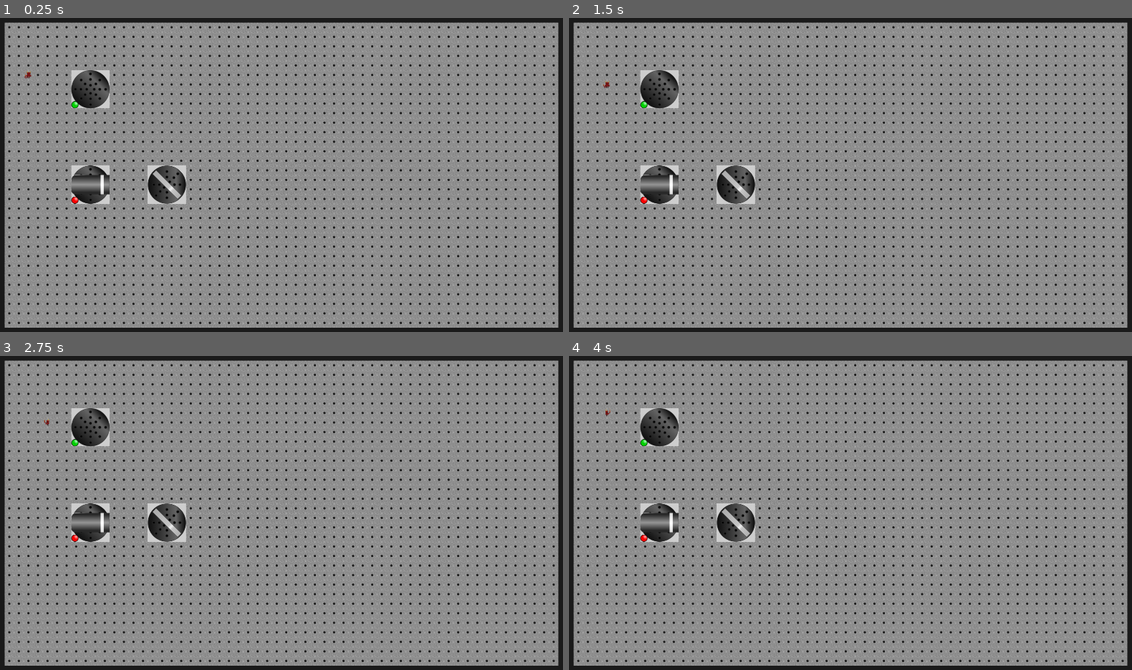
Above: before the commit, frames 1-4 (two rows, left to right).
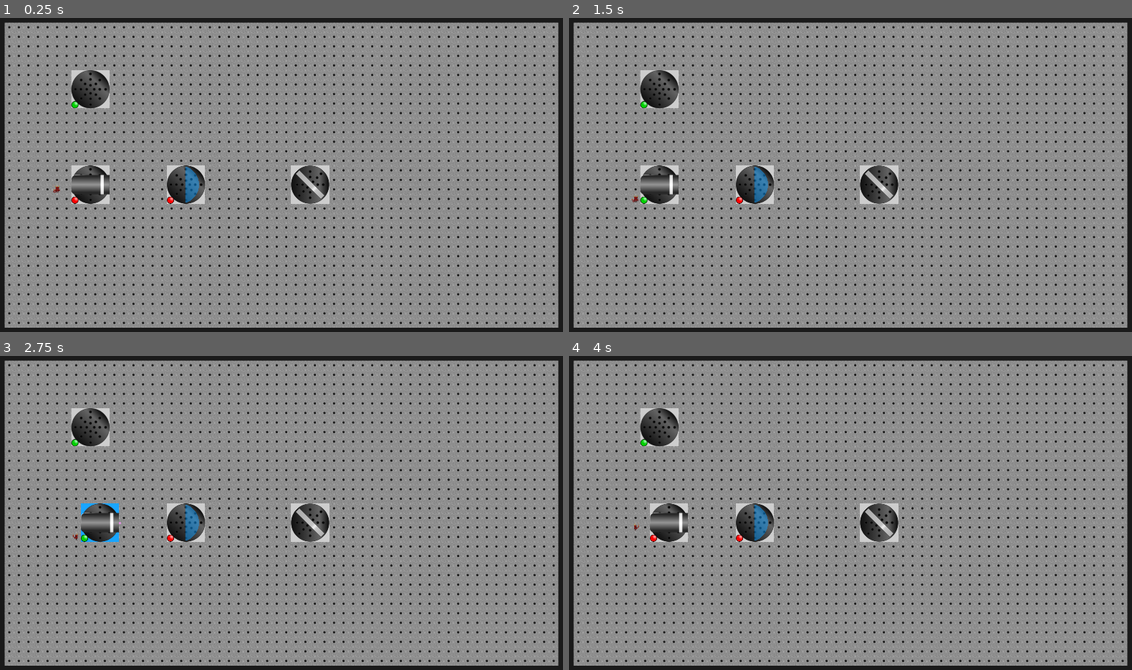
Above: after the commit, the same moments.

Repository: mbapplegate/maxwellDemon
Game: Godot game, scene res://worlds/test_world.tscn
Same seed, same stepped clock (60 frames per second), same inputs: the game is played once before the commit and once after it. The project has no main scene, so this scene is started directly.
Inputs:
- Up to frame 1 (0.25 s): no input
- Up to frame 2 (1.5 s): tap Enter at 0.5 s; hold Right (right) 0.53-1.28 s; hold Shift (pull) 0.53-1.28 s; tap Space (toggleEnergize) at 1.25 s; hold Down (down) from 1.28 s (still down); tap Q (rotateCCW) at 1.35 s
- Up to frame 3 (2.75 s): tap Enter at 2 s; release Down (down) at 2.03 s; hold Right (right) from 2.03 s (still down); hold E (rotateCW) from 2.03 s (still down)
- Up to frame 4 (4 s): tap Space (toggleEnergize) at 2.75, 2.85 s; release Right (right) at 2.78 s; release E (rotateCW) at 2.78 s; hold Up (up) 2.78-3.53 s; tap Enter at 3.5 s; hold Left (left) from 3.53 s (still down); hold Shift (pull) from 3.53 s (still down)

The runs differ from the first frame. In frame 1, 2.0% of the frame differs, in the area x 4-59%, y 16-60%; in frame 2, 2.0%; in frame 3, 2.6%, in the area x 7-59%, y 20-60%; in frame 4, 2.6%.

Commit message:
Added plano-convex lens

Diff:
--- a/scenes/Lens_PlanoConvex/lens_plano_convex.gd
+++ b/scenes/Lens_PlanoConvex/lens_plano_convex.gd
@@ -1 +1,77 @@
 extends pushableObject
+
+const NUM_POINTS = 64
+const FRONT_THICKNESS = 2
+const LENS_HEIGHT = 120
+const mediumIndex = 1.0
+
+var radius = 150
+@export var focalLength = 64
+@export var lensIndex = 2.0
+
+var halfAngle = 1.0
+var minX
+var lens_shape = PackedVector2Array()
+
+@onready var curveShape = $Stage/curveFaceArea/curveFaceShape
+@onready var flatShape = $Stage/flatFaceArea/flatFaceShape
+@onready var lensOutline = $Stage/LensOutline
+
+func _ready():
+	radius = focalLength * (lensIndex - mediumIndex)
+	set_geometry(radius,LENS_HEIGHT,Vector2.ZERO)
+	flatShape.shape.size = Vector2(FRONT_THICKNESS,LENS_HEIGHT)
+	flatShape.position = Vector2(-FRONT_THICKNESS/2.0,0.0)
+
+func set_geometry(newRadius:float, lens_height:float, center:Vector2):
+	radius = newRadius
+	halfAngle = asin(lens_height / (2.0 * radius))
+	curveShape.position.x = center[0]+FRONT_THICKNESS/2.0+1.0
+	curveShape.position.y = center[1]
+	minX = radius - radius*cos(halfAngle)
+	set_curve_polygon()
+
+func set_curve_polygon():
+	var poly = PackedVector2Array()
+
+	var spacing = 2*halfAngle / (NUM_POINTS-1)
+
+	for i in NUM_POINTS:
+		var theta = -halfAngle + spacing*i
+		poly.append(Vector2(radius*cos(theta)-radius+curveShape.position.x+minX,radius*sin(theta)+curveShape.position.y))
+		lens_shape.append(Vector2((radius)*cos(theta)-radius+2*curveShape.position.x+minX-FRONT_THICKNESS,(radius)*sin(theta)+2*curveShape.position.y))
+
+	lens_shape.append(Vector2(-2.0,(radius)*sin(-halfAngle + spacing*(NUM_POINTS-1))+curveShape.position.y))
+	lens_shape.append(Vector2(-2.0,-radius*sin(-halfAngle + spacing*(NUM_POINTS-1))+curveShape.position.y))
+
+	for i in NUM_POINTS:
+		var theta = halfAngle - spacing*i
+		var insideRad
+		if radius > 0:
+			insideRad = radius-FRONT_THICKNESS
+		else:
+			insideRad = radius+FRONT_THICKNESS
+		poly.append(Vector2((insideRad)*cos(theta)-radius+curveShape.position.x+minX,(insideRad)*sin(theta)+curveShape.position.y))
+
+	curveShape.polygon = poly
+	lensOutline.polygon = lens_shape
+
+func get_face_polygon():
+	return curveShape.polygon
+
+func _ray_hit(photonObj:Object, collPoint:Vector2, collNormal:Vector2, _collider:Object):
+	var normalIn = -collNormal;
+	var theta1 = normalIn.angle_to(photonObj.propDir);
+	var theta2
+	#Going from high index to low index
+	if photonObj.index_of_refraction > mediumIndex:
+		theta2 = asin(lensIndex/mediumIndex * sin(theta1))
+		photonObj.index_of_refraction = mediumIndex
+	#Going from low index to high index
+	else:
+		theta2 = asin(mediumIndex/lensIndex*sin(theta1))
+		photonObj.index_of_refraction = lensIndex
+
+	photonObj.ray_add_point(photonObj.to_local(collPoint))
+	var newDir = normalIn.rotated(theta2)
+	photonObj.propDir = newDir
--- a/scenes/Lens_PlanoConvex/lens_plano_convex.tscn
+++ b/scenes/Lens_PlanoConvex/lens_plano_convex.tscn
@@ -7,7 +7,10 @@
 size = Vector2(4, 120)
 
 [node name="LensPlanoConvex" instance=ExtResource("1_5pv0u")]
+position = Vector2(88, 77)
 script = ExtResource("2_ljto7")
+focalLength = 64
+lensIndex = 2.0
 
 [node name="flatFaceArea" type="Area2D" parent="Stage" index="0"]
 
@@ -19,3 +22,6 @@
 
 [node name="curveFaceShape" type="CollisionPolygon2D" parent="Stage/curveFaceArea" index="0"]
 polygon = PackedVector2Array(7, -57, 8, 61, 19, 58, 25, 46, 31, 29, 34, 10, 31, -14, 25, -40, 18, -54)
+
+[node name="LensOutline" type="Polygon2D" parent="Stage" index="2"]
+color = Color(0.0705882, 0.619608, 1, 0.501961)
--- a/scenes/LightPacket/light_packet.gd
+++ b/scenes/LightPacket/light_packet.gd
@@ -64,15 +64,16 @@
 		#If the ray is alive (hasn't left the scene or hit an absorber)
 		if not rayDying:
 			#AAAND it's hitting something new
-			if (_get_functional_collider(ray.get_collider()) != lastCollider):
+			if (ray.get_collider() != lastCollider):
 				#Update the last collider
-				lastCollider = _get_functional_collider(ray.get_collider())
+				lastCollider = ray.get_collider()
+				var collHandler = _get_functional_collider(lastCollider)
 				#Send a signal to that collider to handle the collision depending on what it is
-				if not is_connected("hitSomething",lastCollider._ray_hit):
-					connect("hitSomething",lastCollider._ray_hit)
+				if not is_connected("hitSomething",collHandler._ray_hit):
+					connect("hitSomething",collHandler._ray_hit)
 				hitSomething.emit(self, ray.get_collision_point(), ray.get_collision_normal(),  ray.get_collider())
 				#Disconnect the signal to keep things clean
-				disconnect("hitSomething",lastCollider._ray_hit)
+				disconnect("hitSomething",collHandler._ray_hit)
 				#Advance the first point to the collision point and the back point to the next point
 				_update_line_position(delta,to_local(ray.get_collision_point()),nextPointBack)
 			#We've collided with the same thing as before, so ignore the collision
--- a/worlds/test_world.tscn
+++ b/worlds/test_world.tscn
@@ -7,6 +7,7 @@
 [ext_resource type="PackedScene" uid="uid://beic3gevjusuj" path="res://scenes/PushableObject/pushable_object.tscn" id="4_qlahv"]
 [ext_resource type="PackedScene" uid="uid://2ai0r6raovox" path="res://scenes/LaserSource/laser_source.tscn" id="6_afde2"]
 [ext_resource type="PackedScene" uid="uid://ciufjrc1fmyfi" path="res://scenes/FlatMirror/flat_mirror.tscn" id="7_pojc5"]
+[ext_resource type="PackedScene" uid="uid://b6navnb20xork" path="res://scenes/Lens_PlanoConvex/lens_plano_convex.tscn" id="8_t0pox"]
 
 [sub_resource type="TileSetAtlasSource" id="TileSetAtlasSource_3e3qs"]
 resource_name = "Table"
@@ -41,7 +42,7 @@
 layer_0/tile_data = PackedInt32Array(65537, 0, 0, 131073, 0, 0, 196609, 0, 0, 262145, 0, 0, 327681, 0, 0, 393217, 0, 0, …(29257 unchanged characters)…
 
 [node name="Player" parent="." instance=ExtResource("3_y4irg")]
-position = Vector2(96, 192)
+position = Vector2(192, 576)
 scale = Vector2(1, 1)
 
 [node name="PushableObject" parent="." instance=ExtResource("4_qlahv")]
@@ -53,6 +54,9 @@
 scale = Vector2(1, 1)
 
 [node name="FlatMirror" parent="." instance=ExtResource("7_pojc5")]
-position = Vector2(586.832, 566.558)
+position = Vector2(1048, 576)
 initialAngle = 45.0
 isEnergizeable = false
+
+[node name="LensPlanoConvex" parent="." instance=ExtResource("8_t0pox")]
+position = Vector2(632, 576)
Not shown: 1 places in worlds/test_world.tscn that only renumber resources
